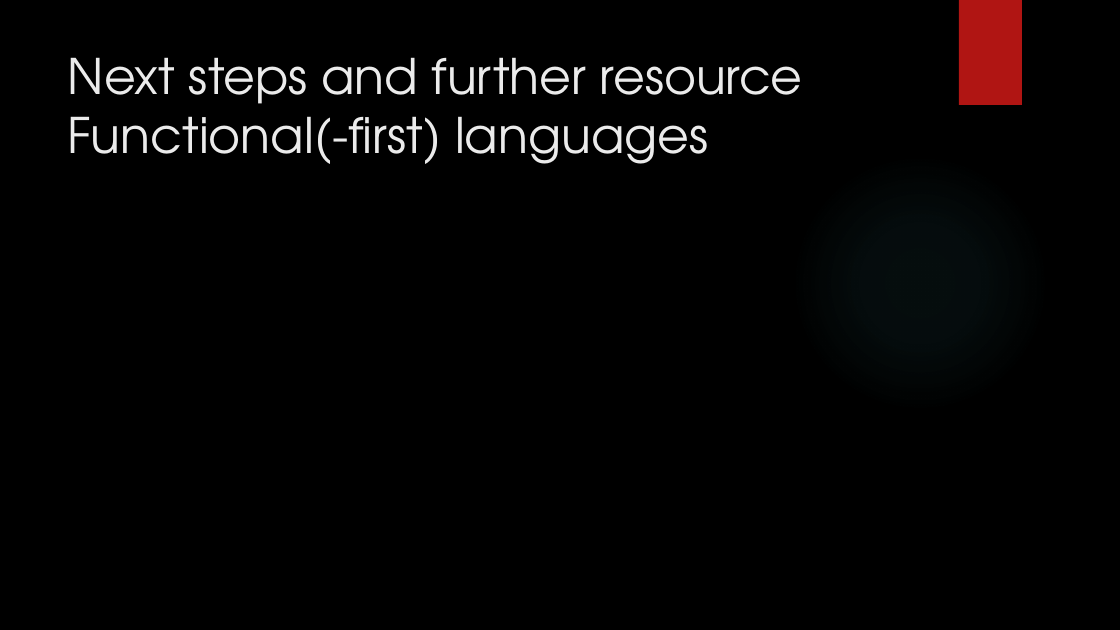
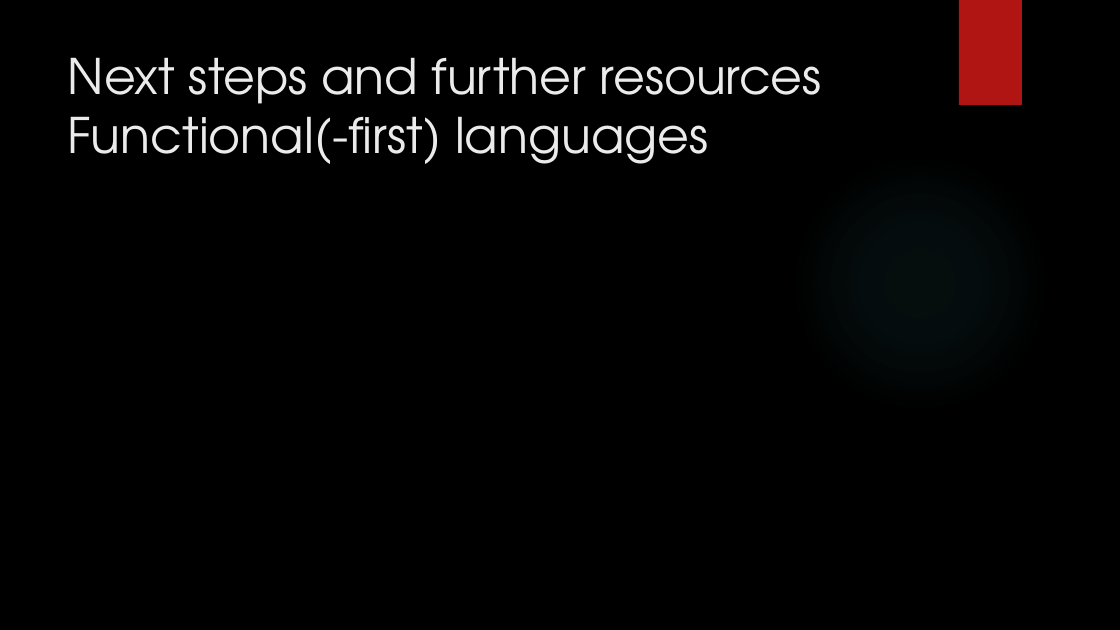
Before and after one commit to dennisdietrich/FpWithCSharp, a slide deck: slide 25 of doc/GetFuncY.pptx (slide 23 before the commit). Drawn at 1120x630 pixels with LibreOffice and Linux fonts; fonts in the diff are those of the drawing; background and template pictures are left out. Boxes give left, top, right and bottom in pixels: in the first picture for what was removed or moved away, otherwise in the second. Text is boxed around its words. In the diff, an @@ line names an element or a change of style, - is before the commit and + after.

```diff
--- a/doc/GetFuncY.pptx
+++ b/doc/GetFuncY.pptx
@@ title at (68, 57, 822, 164): text changed @@
-Next steps and further resource
-Functional(-first) languages
+Next steps and further resources
+Functional(-first) languages
```
Also in this commit, not shown: 4 other slides changed, 2 slides added.
